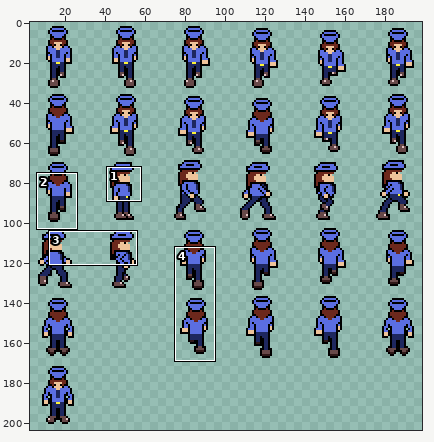
Two versions of one sprite sheet, Assets/Art/cop/cop.png. The first picture is a wide view before the edit; the outline marks the close-up.
Close-up. Before:
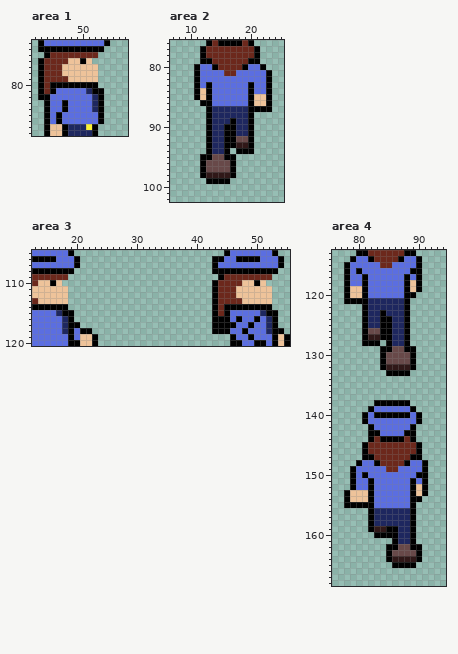
The file is 204x204 pixels. Colours within 5 levels of each other are drawn and written as one. Shown: area 1: x 42..57, y 73..88; area 2: x 7..25, y 76..102; area 3: x 13..55, y 105..120; area 4: x 76..94, y 113..168. The old version is drawn lined up with the new one. The wide view leaves out empty margins. The commit also changed other parts of the picture, which this record leaves out.
New version:
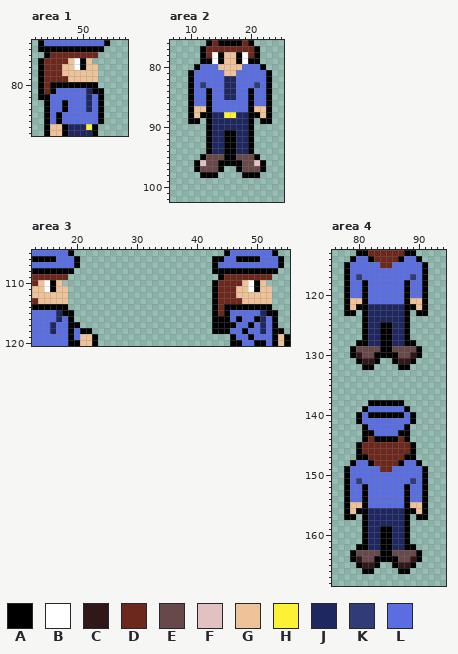
Palette (. is transparent): A #000000  B #ffffff  C #301818  D #6c281c  E #684949  F #e1c1c1  G #eec39a  H #fbf236  J #1e275f  K #313b78  L #5b6ee1
Difference:
drawings rearranged on the sheet (the old picture shows each at its new place; 4 dropped ones are not shown)
Changed rows in their new state; - is an unchanged pixel.
Area 1:
first column x 49:
76 B-
77 BA
first column x 51:
82 JL
83 JL
84 JL
Area 2:
first column x 10:
 78 ----BAGGAB----
 79 ----BAGGAB----
 80 ----LGGGGL----
 81 AL----GG------
 82 AL----JJ------
 83 ALKL--JJ--LK--
 84 ALL---JJ------
 85 ALL---JJ---LL-
 86 ALL--------LL-
 87 AGG-LLLLLL-GG-
 88 AGA---HH---AGA
 89 AA-----J----AA
 90 ------JJ------
 92 --------JJ----
 93 --------JJ----
 94 -------AJJ----
 95 ---E----EEEA--
 96 -AF--AA-AEEFA-
 97 -AE--A..AEEEA-
 98 ---AA...-AAA--
 99 ---....-------
Area 3:
first column x 15:
110 B---------------------------------B-
111 BA--------------------------------BA
first column x 16:
116 -JL--------------------------------JL
117 J-L--------------------------------JL
118 J-L--------------------------------JL
Area 4:
first column x 78:
115 ------------LA
116 --L--------LLA
117 --KL------LKLA
118 -----------LLA
119 -LL--------LLA
120 -LL--------LLA
121 -GG-LLLLLL-GGA
122 AGA--------AGA
123 AA----J-----AA
124 ------JJ------
126 ----JJ--------
127 ----JJ--------
128 --A-JJA----A--
129 -AEEEE----EEA-
130 -ACEEA-AA--CA-
131 --ACCA..ACC---
132 ---AA-...AA.--
133 -------....---
first column x 78:
138 ----A-----.---
139 ---AL-----A.--
140 --ALA-----LA.-
141 --AL-------A.-
142 ---AL-----A.--
143 ---A-L---A-.--
144 ---ADA---DA.--
145 --AD-------A.-
146 --AD-------A.-
147 --A-D-----A-.-
148 -AL-AD---AL-A.
149 AL----D-L-----
150 AL-L--------L-
151 ALK-L------K--
152 AL-AL-----ALL-
153 -LLAL-----ALL-
154 -LLAL-----ALLA
155 -GG-L-----AGGA
156 AGAAJ-----A-GA
157 AA-AJ-----A.AA
158 ---AJ-----A.--
159 ---AJJA-J-A.--
160 ---AJJ--J-A.--
161 ---AJJAAJ-A.--
162 --AAJJA-JJA-.-
163 -AEEEEA-------
164 -ACEEAA-AEE---
165 --ACCA---CC---
166 ---AA----AA---
Pixel boxes of the changes (left, top, right, bottom) in both close-ups:
changed: (74, 58, 86, 70)
changed: (86, 94, 98, 112)
changed: (188, 52, 272, 184)
changed: (44, 280, 68, 334)
changed: (248, 280, 272, 334)
changed: (344, 262, 428, 376)
changed: (344, 400, 428, 574)
